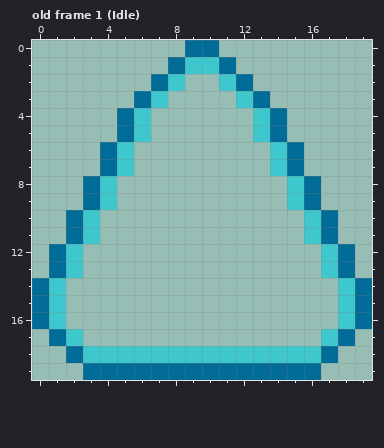
A pixel-art file gets an edit: assets/shield-aura.aseprite. The picture above was drawn from the file before the commit.
20x20 pixels, 1 frame. Shown: old frame 1 (Idle). The commit also changed other frames, which this record leaves out.
The result:
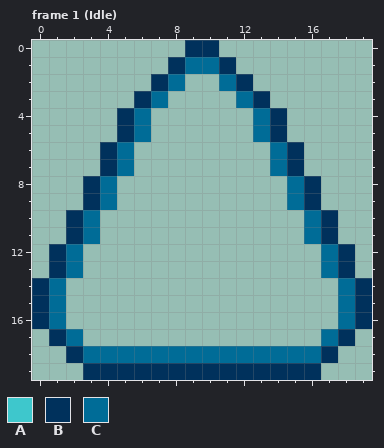
Palette (. is transparent): A #3ec7cc  B #00315c  C #006c97
A new or re-ordered frame is compared with the old frame closest to it.
The exact change:
frames 1 -> 4
Changed rows in their new state; - is an unchanged pixel.
Frame 1 (Idle) is new; against old frame 1 (Idle):
first column x 0:
 0 ---------BB---------
 1 --------BCCB--------
 2 -------BC--CB-------
 3 ------BC----CB------
 4 -----BC------CB-----
 5 -----BC------CB-----
 6 ----BC--------CB----
 7 ----BC--------CB----
 8 ---BC----------CB---
 9 ---BC----------CB---
10 --BC------------CB--
11 --BC------------CB--
12 -BC--------------CB-
13 -BC--------------CB-
14 BC----------------CB
15 BC----------------CB
16 BC----------------CB
17 -BC--------------CB-
18 --BCCCCCCCCCCCCCCB--
19 ---BBBBBBBBBBBBBB---
Boxes around the changes in both pictures, in picture pixels (x1, y1, x2, y2):
changed: (32, 40, 372, 380)
